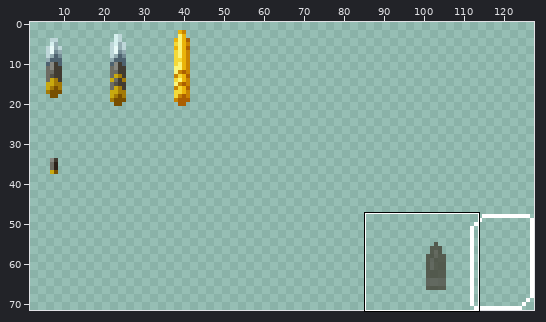
Sprite sheet, stored at GameJam01/Assets/Sprites/ProjectilesSprites/Projectiles.png. The picture above shows the old version from afar; the outline marks the close-up.
Close-up. Before the edit:
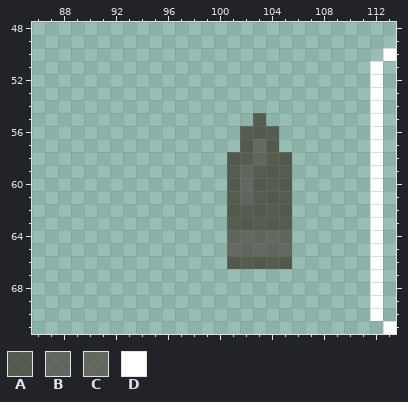
The file is 512x288 pixels, drawn in blocks of 4x4; one block is one cell here. Colours within 5 levels of each other are drawn and written as one. Shown: x 86..113, y 48..71. The wide view leaves out empty margins.
Palette (. is transparent): A #3f3b2fbf  B #504d44bf  C #555147c5  D #ffffff
Pixels before, first column x 101:
50 ............D
51 ...........D.
52 ...........D.
53 ...........D.
54 ...........D.
55 ..A........D.
56 .AAA.......D.
57 .ACA.......D.
58 AACAA......D.
59 ABAAA......D.
60 ABAAA......D.
61 ABAAA......D.
62 AAAAA......D.
63 AAAAA......D.
64 BBBBB......D.
65 BBBBB......D.
66 AAAAA......D.
67 ...........D.
68 ...........D.
69 ...........D.
70 ...........D.
71 ............D
Once edited:
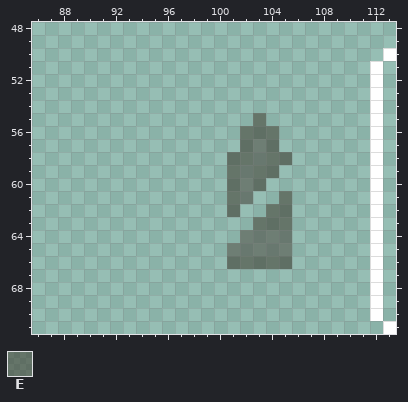
Colours new in this view: E #3e3b2e8f
Commit message: wip shop : keep track of equipped projectile / weapon durring shoppîng
Change:
colour B: #504d44bf -> #4e4b428f
Changed rows in their new state; - is a pixel that keeps its letter.
first column x 101:
55 --E--
56 -EEE-
57 -EBE-
58 EEBEE
59 E-EE.
60 E-E..
61 E-..E
62 E..EE
63 ..EEE
64 .----
66 EEEEE
Boxes around the changes in both close-ups, in picture pixels (x1, y1, x2, y2):
changed: (227, 113, 292, 269)
